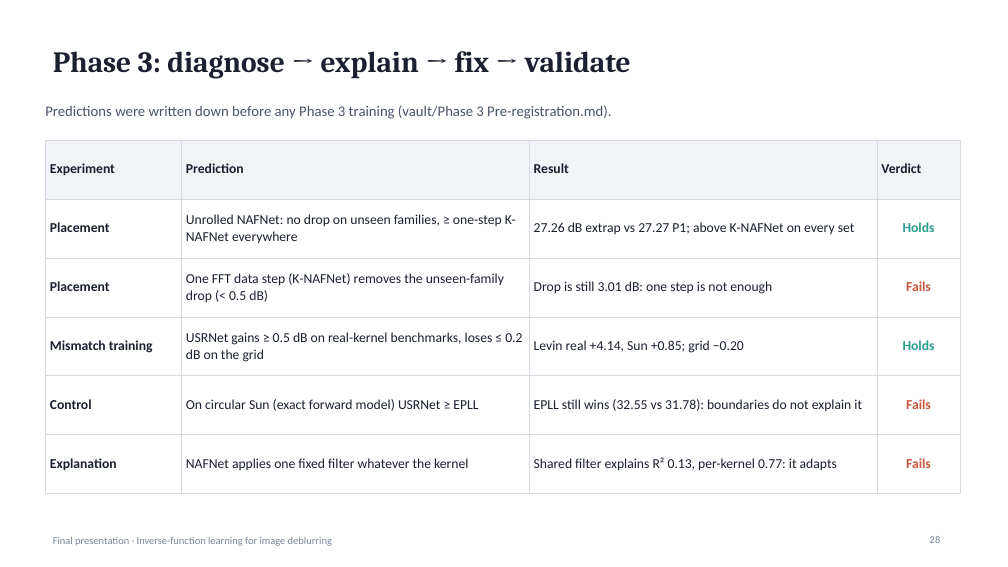
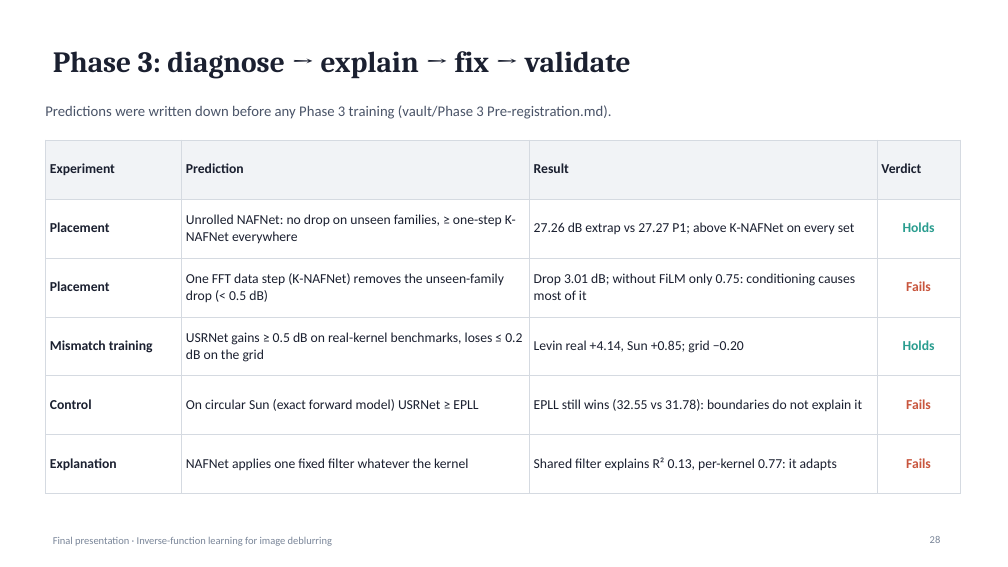
Before and after one commit to suryamanoj4/Inverse-Deblur, a slide deck: slide 28 of report/final_presentation.pptx. Drawn at 1008x567 pixels with LibreOffice and Linux fonts; fonts in the diff are those of the drawing. Boxes give left, top, right and bottom in pixels: in the first picture for what was removed or moved away, otherwise in the second. Text is boxed around its words. In the diff, an @@ line names an element or a change of style, - is before the commit and + after.

```diff
--- a/report/final_presentation.pptx
+++ b/report/final_presentation.pptx
@@ table at bbox=[45, 140, 960, 475] @@
-row 3, column 3: Drop is still 3.01 dB: one step is not enough
+row 3, column 3: Drop 3.01 dB; without FiLM only 0.75: conditioning causes most of it
```
Also in this commit, not shown: 6 other slides changed, 3 other files.
